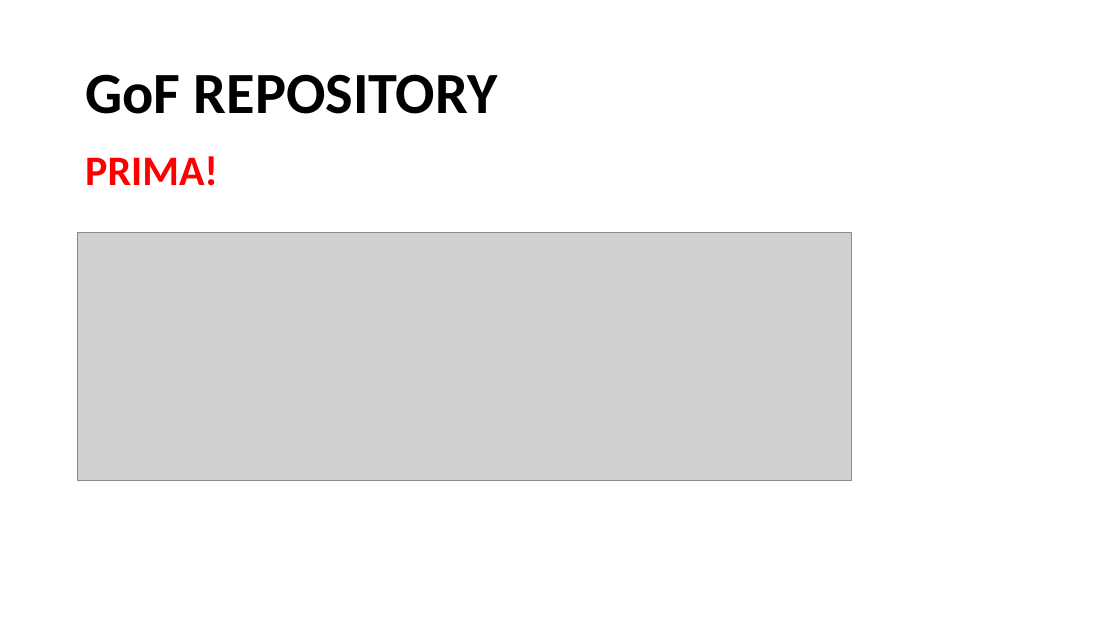
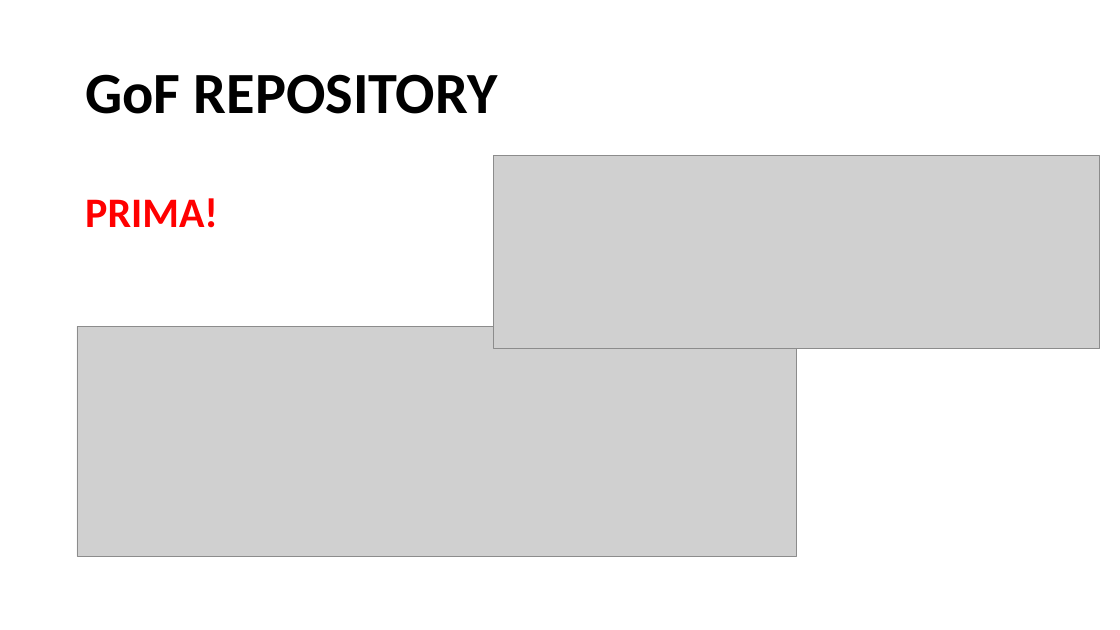
Before and after one commit to Inge-sw/IngeSw, a slide deck: slide 9 of Documenti/PROGETTO.pptx (slide 6 before the commit). Drawn at 1120x630 pixels with LibreOffice and Linux fonts; fonts in the diff are those of the drawing; grey boxes stand for pictures; background and template pictures are left out. Boxes give left, top, right and bottom in pixels: in the first picture for what was removed or moved away, otherwise in the second. Text is boxed around its words. In the diff, an @@ line names an element or a change of style, - is before the commit and + after.

```diff
--- a/Documenti/PROGETTO.pptx
+++ b/Documenti/PROGETTO.pptx
@@ picture added at box(494, 155, 1100, 349) @@
@@ text "PRIMA!": place and size @@
-text "PRIMA!" at box(85, 156, 218, 186)
+text "PRIMA!" at box(85, 198, 218, 228)
@@ picture: place and size @@
-picture at box(77, 233, 852, 481)
+picture at box(77, 326, 797, 556)
```
Also in this commit, not shown: 3 other slides changed, 8 slides added.
